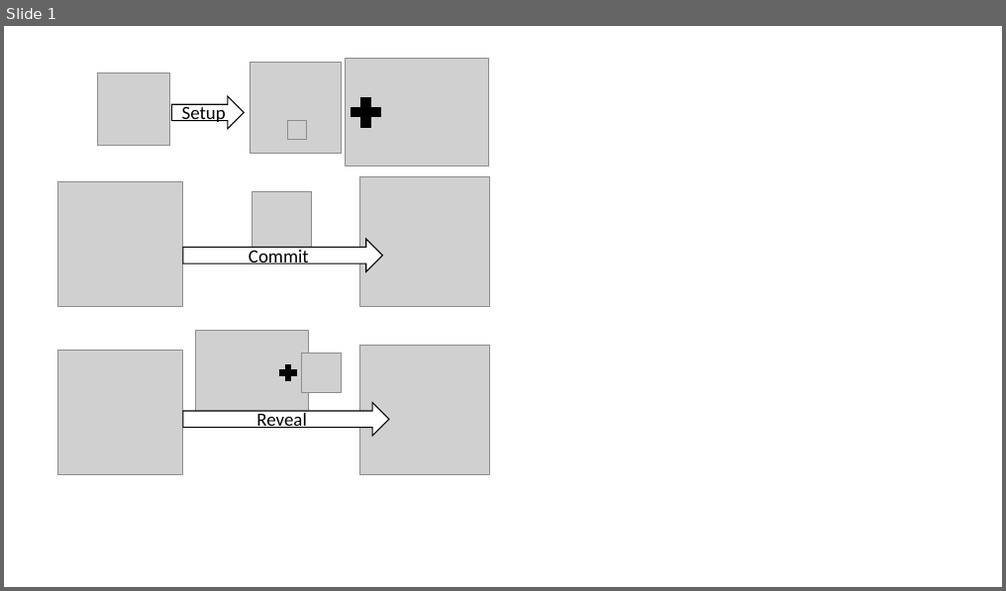
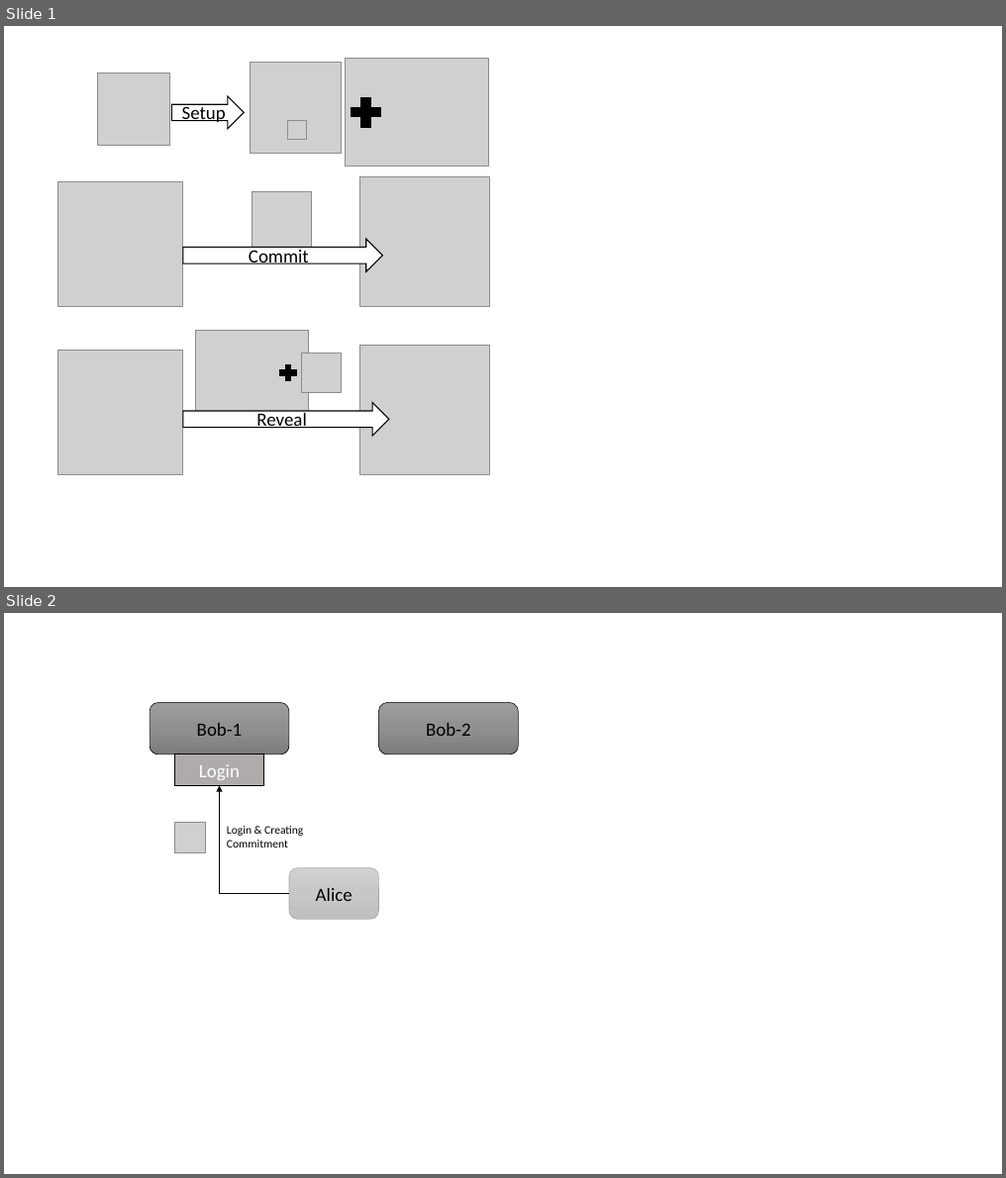
Before and after one commit to Twonki/Commitments, a slide deck: Images/Helper.pptx. Shown one above the other, each under a label of ours: slide 1 before the commit, slides 1 and 2 after it. The pictures are 1006x591 and 1006x1178 pixels, drawn with LibreOffice and Linux fonts; fonts in the diff are those of the drawing; grey boxes stand for pictures; background and template pictures are left out. Boxes give left, top, right and bottom in pixels: in the first picture for what was removed or moved away, otherwise in the second. Text is boxed around its words. In the diff, an @@ line names an element or a change of style, - is before the commit and + after.

```diff
--- a/Images/Helper.pptx
+++ b/Images/Helper.pptx
@@ slide 2 added at (x1=4, y1=613, x2=1002, y2=1174), background #FFFFFF @@
@@ rounded rectangle added at (x1=150, y1=703, x2=289, y2=755), fill gradient #9D9D9D to #909090 to #7C7C7C, outline #000000 0.5 pt, 18 pt, text #000000 @@
+Bob-1
@@ rounded rectangle added at (x1=379, y1=703, x2=519, y2=755), fill gradient #9D9D9D to #909090 to #7C7C7C, outline #000000 0.5 pt, 18 pt, text #000000 @@
+Bob-2
@@ rectangle added at (x1=174, y1=755, x2=263, y2=785), fill #AFABAB, outline #000000 1 pt, 18 pt, text #FFFFFF @@
+Login
@@ elbow arrow added from (289, 894) to (220, 786), #000000 0.5 pt @@
@@ picture added at (x1=174, y1=822, x2=205, y2=853) @@
@@ text added at (x1=227, y1=826, x2=303, y2=848), 11 pt, text #000000 @@
+Login & Creating Commitment
@@ rounded rectangle added at (x1=289, y1=868, x2=379, y2=920), fill gradient #D2D2D2 to #C8C8C8 to #C0C0C0, outline #A5A5A5 0.5 pt, 18 pt, text #000000 @@
+Alice
```
Also in this commit, not shown: 2 other slides added, 3 other files.
